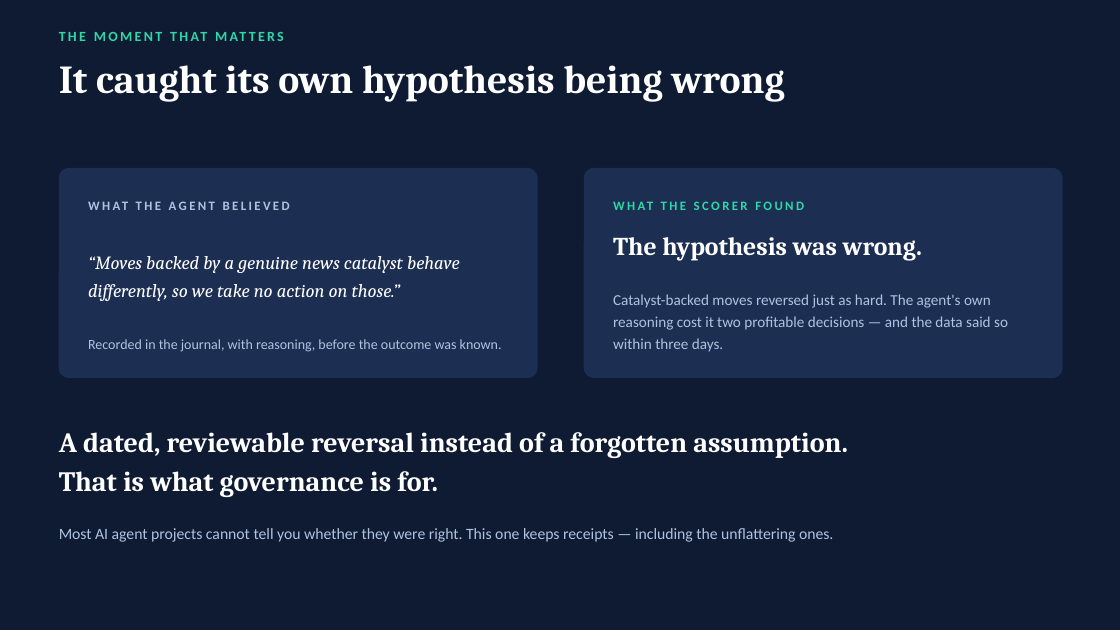
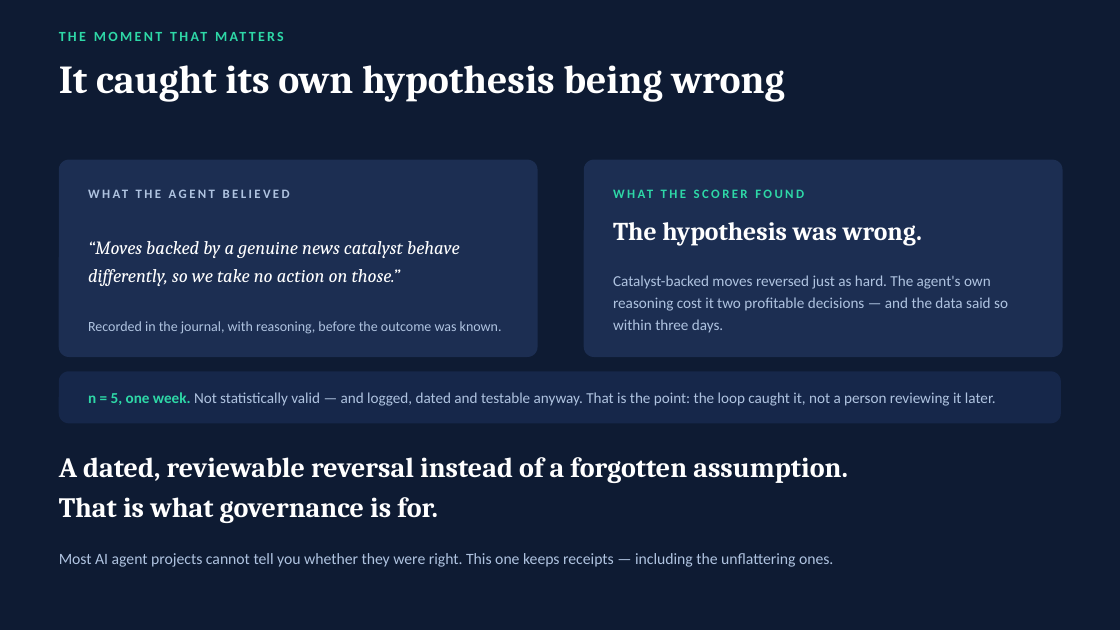
Before and after one commit to hasil7677/finLM, a slide deck: slide 8 of finLM_CodeStreet2026.pptx. Drawn at 1120x630 pixels with LibreOffice and Linux fonts; fonts in the diff are those of the drawing. Boxes give left, top, right and bottom in pixels: in the first picture for what was removed or moved away, otherwise in the second. Text is boxed around its words. In the diff, an @@ line names an element or a change of style, - is before the commit and + after.

```diff
--- a/finLM_CodeStreet2026.pptx
+++ b/finLM_CodeStreet2026.pptx
@@ rounded rectangle: place and size @@
-rounded rectangle at (59,168,538,378)
+rounded rectangle at (59,160,538,357)
@@ rounded rectangle at (59,160,538,357): proportions changed @@
@@ rounded rectangle at (584,160,1063,357): proportions changed @@
@@ rounded rectangle: place and size @@
-rounded rectangle at (584,168,1063,378)
+rounded rectangle at (584,160,1063,357)
@@ text "WHAT THE AGENT BELIEVED": place and size @@
-text "WHAT THE AGENT BELIEVED" at (112,471,213,542)
+text "WHAT THE AGENT BELIEVED" at (112,497,213,567)
@@ text "WHAT THE SCORER FOUND": place and size @@
-text "WHAT THE SCORER FOUND" at (613,237,657,255)
+text "WHAT THE SCORER FOUND" at (613,222,657,240)
@@ text "“Moves backed by a genuine ...": place and size @@
-text "“Moves backed by a genuine ..." at (88,256,460,301)
+text "“Moves backed by a genuine ..." at (88,241,460,286)
@@ text "The hypothesis was wrong." rewrapped from (359,237,923,349) to (662,222,923,246) @@
@@ text "Catalyst-backed moves reversed just as ...": place and size @@
-text "Catalyst-backed moves reversed just as ..." at (613,294,1008,352)
+text "Catalyst-backed moves reversed just as ..." at (613,275,1008,333)
@@ text "Recorded in the journal, with ...": place and size @@
-text "Recorded in the journal, with ..." at (88,339,502,352)
+text "Recorded in the journal, with ..." at (88,321,502,334)
@@ rounded rectangle added at (59,371,1061,423), fill #16274A @@
@@ text added at (88,392,996,406), 13 pt, text #AFC3E0 @@
+n = 5, one week. Not statistically valid — and logged, dated and testable anyway. That is the point: the loop caught it, not a person reviewing it later.
@@ text "A dated, reviewable reversal instead ...": place and size @@
-text "A dated, reviewable reversal instead ..." at (59,432,848,497)
+text "A dated, reviewable reversal instead ..." at (59,457,848,523)
@@ text "Most AI agent projects cannot ...": place and size @@
-text "Most AI agent projects cannot ..." at (59,528,833,542)
+text "Most AI agent projects cannot ..." at (59,553,833,567)
```
Also in this commit, not shown: 1 other file.
